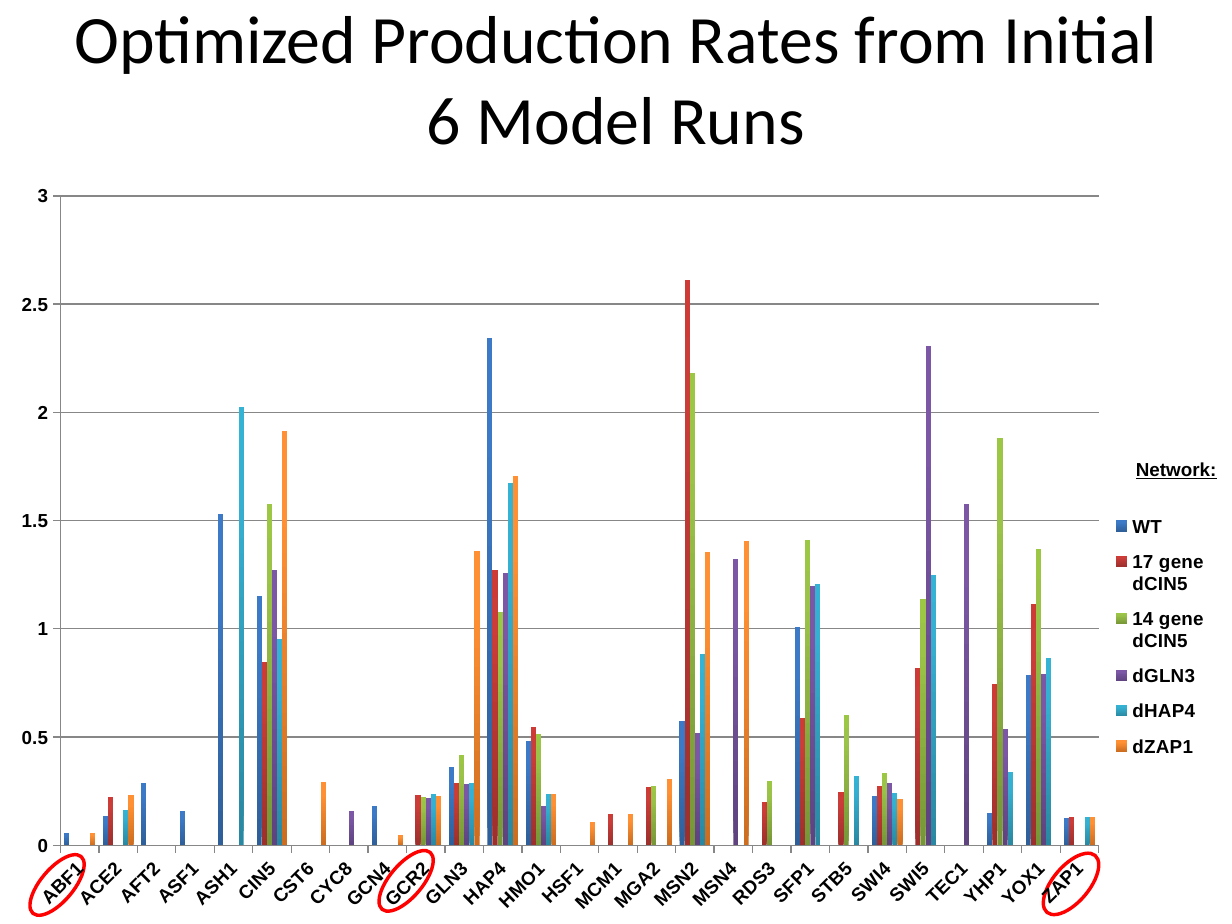
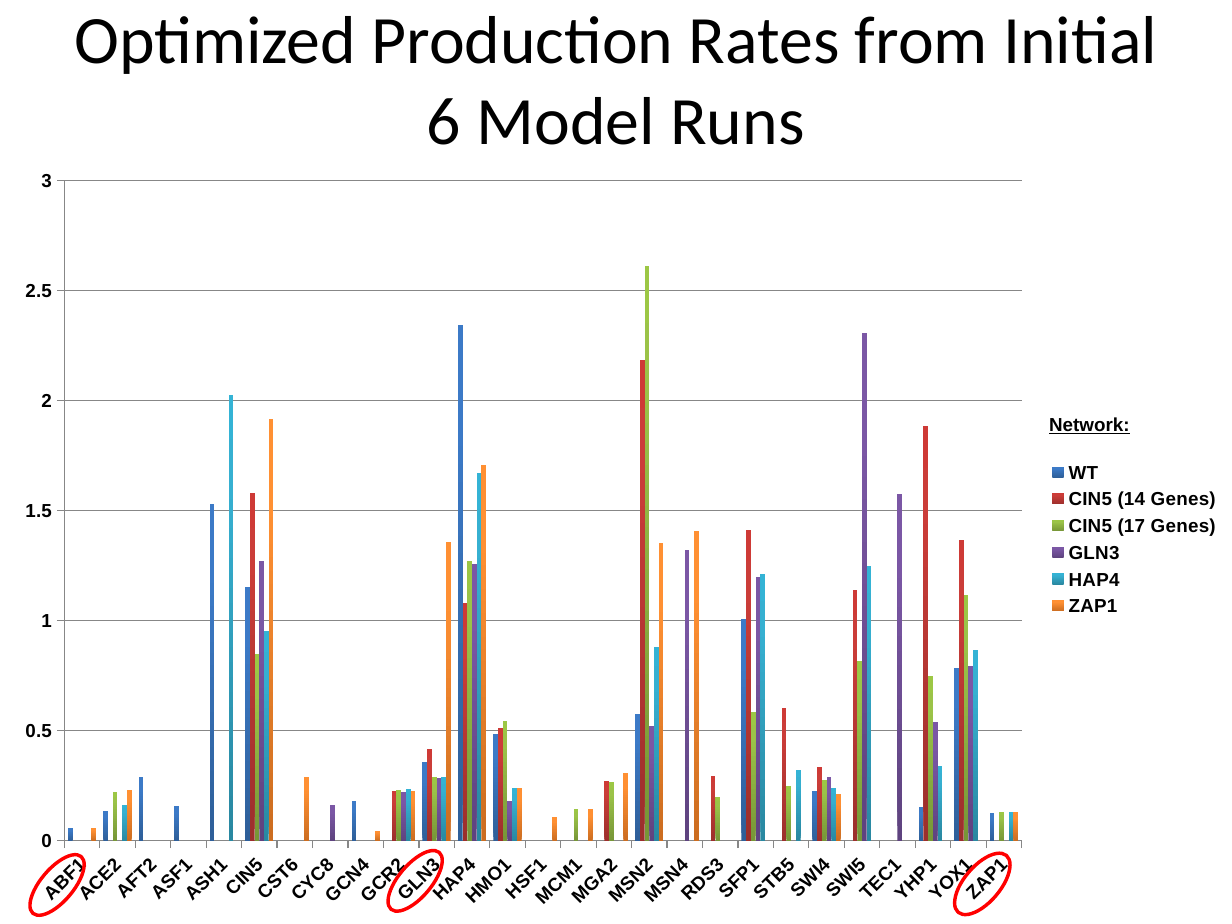
Before and after one commit to kdahlquist/DahlquistLab, a slide deck: slide 2 of data/15-gene_networks_analysis/Five-Networks_Bar-Chart-Analysis_BK20161116.pptx. Drawn at 1232x924 pixels with LibreOffice and Linux fonts; fonts in the diff are those of the drawing. Boxes give left, top, right and bottom in pixels: in the first picture for what was removed or moved away, otherwise in the second. Text is boxed around its words. In the diff, an @@ line names an element or a change of style, - is before the commit and + after.

```diff
--- a/data/15-gene_networks_analysis/Five-Networks_Bar-Chart-Analysis_BK20161116.pptx
+++ b/data/15-gene_networks_analysis/Five-Networks_Bar-Chart-Analysis_BK20161116.pptx
@@ column chart at [1, 154, 1232, 924] @@
@@ WT, MSN2: 0.58 to 0.57 @@
-17 gene dCIN5: -, 0.22, -, -, -, 0.85, -, -, -, 0.23, 0.29, 1.27, 0.55, -, 0.14, 0.27, 2.61, -, 0.2, 0.59, 0.25, 0.28, 0.82, -, 0.75, 1.11, 0.13
+CIN5 (14 Genes): -, -, -, -, -, 1.58, -, -, -, 0.23, 0.42, 1.08, 0.51, -, -, 0.27, 2.18, -, 0.3, 1.41, 0.6, 0.34, 1.14, -, 1.88, 1.37, -
-14 gene dCIN5: -, -, -, -, -, 1.58, -, -, -, 0.23, 0.42, 1.08, 0.51, -, -, 0.27, 2.18, -, 0.3, 1.41, 0.6, 0.34, 1.14, -, 1.88, 1.37, -
+CIN5 (17 Genes): -, 0.22, -, -, -, 0.85, -, -, -, 0.23, 0.29, 1.27, 0.55, -, 0.14, 0.27, 2.61, -, 0.2, 0.59, 0.25, 0.28, 0.82, -, 0.75, 1.11, 0.13
-dGLN3: -, -, -, -, -, 1.27, -, 0.16, -, 0.22, 0.28, 1.26, 0.18, -, -, -, 0.52, 1.32, -, 1.2, -, 0.29, 2.31, 1.58, 0.54, 0.79, -
+GLN3: -, -, -, -, -, 1.27, -, 0.16, -, 0.22, 0.28, 1.26, 0.18, -, -, -, 0.52, 1.32, -, 1.2, -, 0.29, 2.31, 1.58, 0.54, 0.79, -
-dHAP4: -, 0.16, -, -, 2.03, 0.95, -, -, -, 0.24, 0.29, 1.67, 0.24, -, -, -, 0.88, -, -, 1.21, 0.32, 0.24, 1.25, -, 0.34, 0.86, 0.13
+HAP4: -, 0.16, -, -, 2.03, 0.95, -, -, -, 0.24, 0.29, 1.67, 0.24, -, -, -, 0.88, -, -, 1.21, 0.32, 0.24, 1.25, -, 0.34, 0.86, 0.13
-dZAP1: 0.06, 0.23, -, -, -, 1.92, 0.29, -, 0.05, 0.23, 1.36, 1.7, 0.24, 0.11, 0.14, 0.31, 1.35, 1.41, -, -, -, 0.21, -, -, -, -, 0.13
+ZAP1: 0.06, 0.23, -, -, -, 1.92, 0.29, -, 0.05, 0.23, 1.36, 1.7, 0.24, 0.11, 0.14, 0.31, 1.35, 1.41, -, -, -, 0.21, -, -, -, -, 0.13
@@ value axis changed @@
@@ plot area changed @@
@@ column chart: place and size @@
-column chart at [6, 174, 1232, 924]
+column chart at [1, 154, 1232, 924]
@@ text "Network:": place and size @@
-text "Network:" at [1136, 462, 1217, 479]
+text "Network:" at [1049, 417, 1130, 434]
@@ ellipse: place and size @@
-ellipse at [369, 842, 443, 920]
+ellipse at [379, 842, 452, 920]
@@ ellipse: place and size @@
-ellipse at [1034, 844, 1109, 923]
+ellipse at [945, 844, 1020, 923]
```
Also in this commit, not shown: 4 other slides changed, 1 other file.
